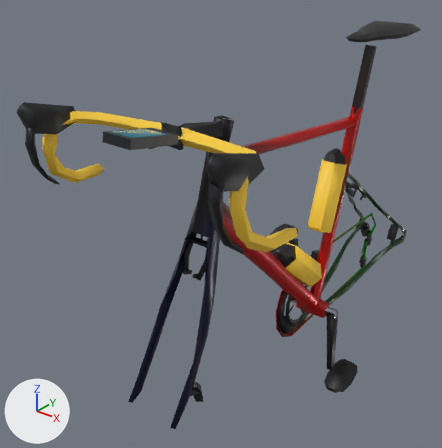
An edit to the glTF model apps/client/public/models/bikes/climb_lod1.glb, drawn before and after from the same camera.
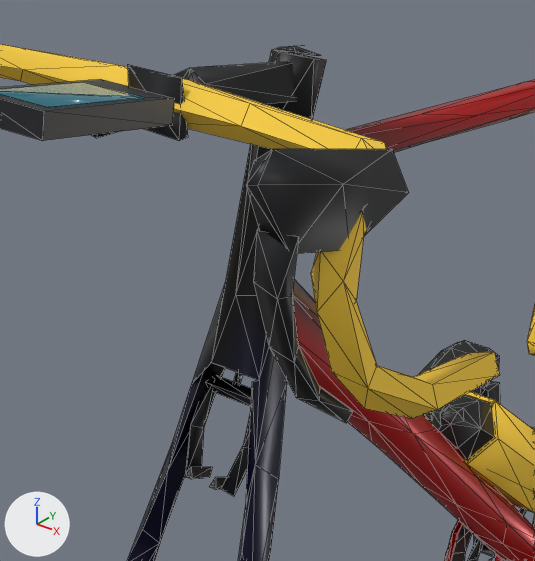
The first picture shows the older version from a 50 mm lens placed at (0.667, -1.223, 1.174), pointed at (-0.147, -0.205, 0.543). The close-ups show the older and then the newer version on the part from 26% to 70% of the width and 22% to 68% of the height of that picture. Only the edits that show in the close-ups are written down. The axes (+X, +Y, +Z) are drawn at lower left. The lights are the same throughout. The close-ups show mesh edges as thin lines. Where no turn or scale is listed for an object, it has been applied to the vertices. Vertices at exactly the same position are counted once.

The older version as bpy lines, for what is in view:
```python
me_cockpit = bpy.data.meshes.new('cockpit')
me_cockpit.from_pydata(...)  # 206 vertices, 359 faces; spans x -0.232..0.232, y -0.668..-0.363, z 0.736..0.917
# faces by material slot: [16, 152, 10, 1, 162, 12, 6]
me_cockpit.materials.append(mat_spacers)  # black #18191c
me_cockpit.materials.append(mat_components_001)  # black #18191c
me_cockpit.materials.append(mat_topcap)  # black #18191c
me_cockpit.materials.append(mat_bolts)  # light grey #b9bcc2
me_cockpit.materials.append(mat_bar_tape)  # yellow #ffd23f
me_cockpit.materials.append(mat_computer)  # black #1b1c20
me_cockpit.materials.append(mat_computer_screen)  # dark cyan #1b2a30, glowing dark cyan #306471
me_frame = bpy.data.meshes.new('frame')
me_frame.from_pydata(...)  # 317 vertices, 640 faces; spans x -0.073..0.073, y -0.607..0.455, z 0.164..0.919
# faces by material slot: [520, 24, 96]
me_frame.materials.append(mat_frame)
me_frame.materials.append(mat_components)
me_frame.materials.append(mat_chain)
me_opt_brakes_rim = bpy.data.meshes.new('opt_brakes_rim')
me_opt_brakes_rim.from_pydata(...)  # 84 vertices, 120 faces; spans x -0.03..0.03, y -0.488..0.218, z 0.508..0.66
# faces by material slot: [88, 24, 8]
me_opt_brakes_rim.materials.append(mat_caliper)  # black #1c1d21
me_opt_brakes_rim.materials.append(mat_components_001)  # black #18191c
me_opt_brakes_rim.materials.append(mat_bolts)  # light grey #b9bcc2
ob_cockpit = bpy.data.objects.new('cockpit', me_cockpit)
ob_cockpit.location = (0.0, 0.0, 0.0)
ob_frame = bpy.data.objects.new('frame', me_frame)
ob_frame.location = (0.0, 0.0, 0.0)
ob_opt_brakes_rim = bpy.data.objects.new('opt_brakes_rim', me_opt_brakes_rim)
ob_opt_brakes_rim.location = (0.0, 0.0, 0.0)
# also in view: 'pedal_R' at (-0.105, -0.01, 0.441); 'crankset' at (0.0, 0.0, 0.27); 'opt_bottles' at (0.0, -0.049, 0.523)
```
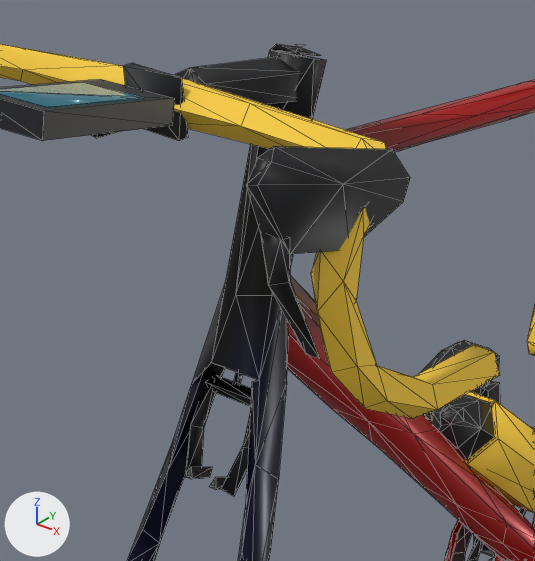
Boxes (x1, y1, x2, y2) around the edits, measured in the close-ups (535 x 561 px; the box of a moved part takes in the faces that stretch with it):
```json
{"object": "cockpit", "change": "reshaped", "before": [0, 44, 499, 423], "after": [0, 44, 499, 419]}
{"part": 1, "of": "me_cockpit", "change": "rebuilt", "before": [253, 229, 353, 423], "after": [260, 232, 320, 358], "on screen": "40% narrower, 35% shorter"}
{"part": 2, "of": "me_cockpit", "change": "moved or reshaped", "before": [247, 149, 492, 419], "after": [247, 147, 494, 419]}
{"part": 3, "of": "me_cockpit", "change": "moved or reshaped", "before": [191, 45, 324, 98], "after": [191, 44, 324, 98]}
{"part": 4, "of": "me_cockpit", "change": "moved or reshaped", "before": [128, 64, 182, 141], "after": [123, 63, 182, 141]}
```

Edits to the scene script, one JSON object a line:
```json
{"block": "me_cockpit", "where": "me_cockpit.from_pydata(...)  # 206 vertices, 359 faces; spans x -0.232..0.232, y -0.668..-0.363, z 0.736..0.917"}
{"block": "me_cockpit", "where": "# used by ob_cockpit; location = (0.0, 0.0, 0.0)"}
{"block": "me_cockpit", "change": "me_cockpit part 1: the loose piece of 17 vertices spanning x 0.189..0.212, y -0.658..-0.602, z 0.756..0.875 is rebuilt with 9 vertices and now spans x 0.191..0.21, y -0.655..-0.627, z 0.801..0.873, in mat_components (black #18191c)"}
{"block": "me_cockpit", "change": "me_cockpit part 2: 6 vertices removed from x 0.193..0.224, y -0.658..-0.49, z 0.751..0.917; 12 vertices added at x 0.188..0.226, y -0.659..-0.49, z 0.744..0.917"}
{"block": "me_cockpit", "change": "me_cockpit part 3: 2 vertices moved from x -0.011..-0.002, y -0.395..-0.383, z 0.868..0.87 to x -0.013..0.002, y -0.395..-0.383, z 0.868..0.87; 3 vertices removed from x -0.002..0.007, y -0.385..-0.376, z 0.862..0.87; 5 vertices added at x -0.008..0.014, y -0.394..-0.376, z 0.855..0.872"}
{"block": "me_cockpit", "change": "me_cockpit part 4: 1 vertex removed from x -0.022, y -0.519, z 0.885; 2 vertices added at x -0.022, y -0.523..-0.515, z 0.885"}
{"op": "remove", "block": "me_cockpit", "code": "me_cockpit.materials.append(mat_components_001)  # black #18191c"}
{"op": "add", "block": "me_cockpit", "code": "me_cockpit.materials.append(mat_components)  # black #18191c"}
```
